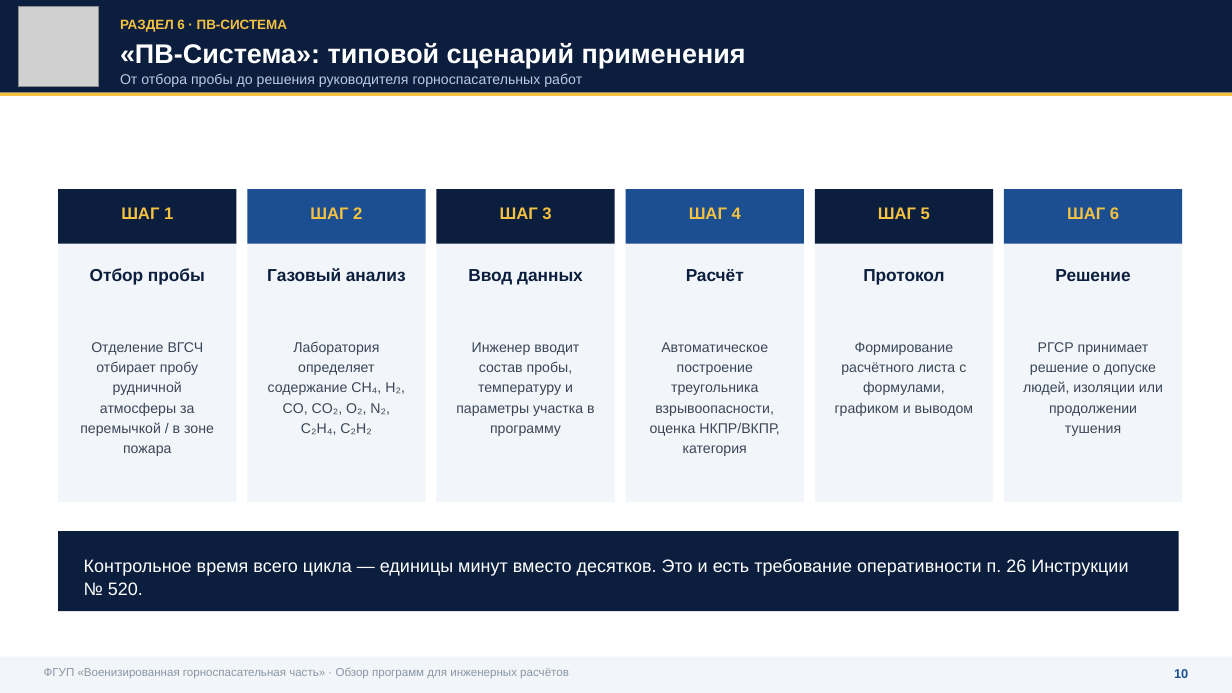
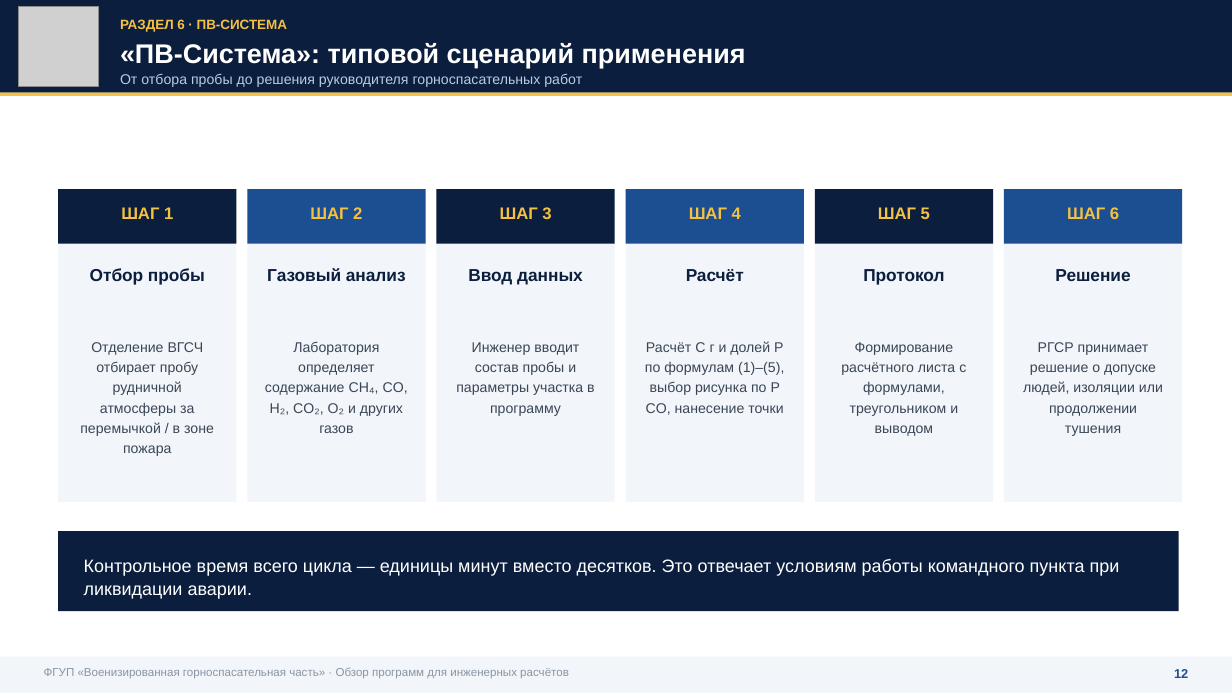
Before and after one commit to pvsistema/ventilation-system-design, a slide deck: slide 13 of public/VGSCH-doklad-PO-inzhenernye-raschety.pptx (slide 11 before the commit). Drawn at 1232x693 pixels with LibreOffice and Linux fonts; fonts in the diff are those of the drawing; grey boxes stand for pictures. Boxes give left, top, right and bottom in pixels: in the first picture for what was removed or moved away, otherwise in the second. Text is boxed around its words. In the diff, an @@ line names an element or a change of style, - is before the commit and + after.

```diff
--- a/public/VGSCH-doklad-PO-inzhenernye-raschety.pptx
+++ b/public/VGSCH-doklad-PO-inzhenernye-raschety.pptx
@@ text at bbox=[265, 342, 408, 433]: text changed @@
-Лаборатория определяет содержание CH₄, H₂, CO, CO₂, O₂, N₂, C₂H₄, C₂H₂
+Лаборатория определяет содержание CH₄, CO, H₂, CO₂, O₂ и других газов
@@ text at bbox=[456, 342, 594, 416]: text changed @@
-Инженер вводит состав пробы, температуру и параметры участка в программу
+Инженер вводит состав пробы и параметры участка в программу
@@ text at bbox=[645, 341, 784, 415]: text changed @@
-Автоматическое построение треугольника взрывоопасности, оценка НКПР/ВКПР, категория
+Расчёт C г и долей P по формулам (1)–(5), выбор рисунка по P CO, нанесение точки
@@ text at bbox=[841, 342, 966, 436]: text changed @@
-Формирование расчётного листа с формулами, графиком и выводом
+Формирование расчётного листа с формулами, треугольником и выводом
@@ text at bbox=[84, 559, 1120, 599]: text changed @@
-Контрольное время всего цикла — единицы минут вместо десятков. Это и есть требование оперативности п. 26 Инструкции № 520.
+Контрольное время всего цикла — единицы минут вместо десятков. Это отвечает условиям работы командного пункта при ликвидации аварии.
@@ text at bbox=[1174, 669, 1188, 678]: text changed @@
-10
+12
```
Also in this commit, not shown: 17 other slides changed, 3 slides added, 1 slide removed.
